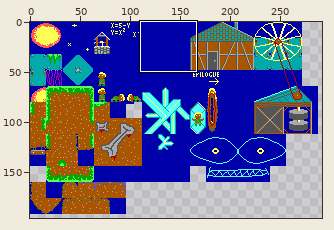
One commit to this sprite sheet: images/tiles4.png. The picture above shows the old version from afar; the outline marks the close-up.
Close-up. Before the edit:
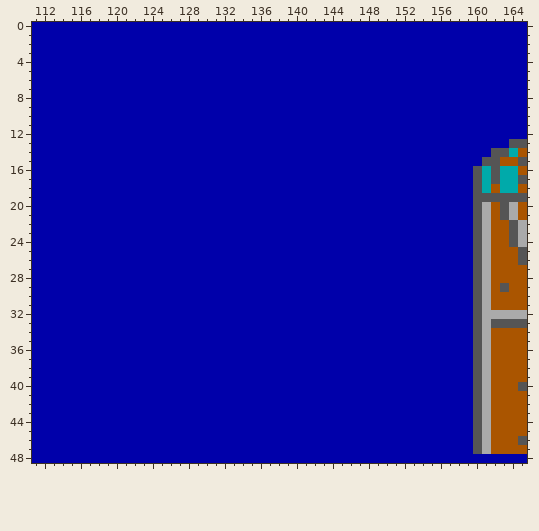
The file is 320x200 pixels. Shown: x 111..165, y 0..48. The wide view leaves out empty margins.
After the commit:
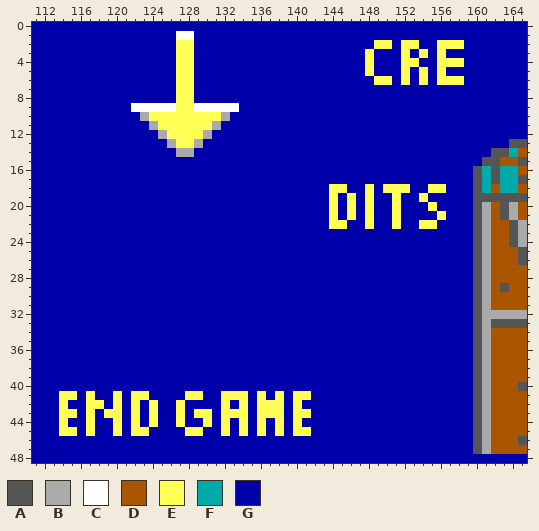
Palette (. is transparent): A #555555  B #aaaaaa  C #ffffff  D #aa5500  E #ffff55  F #00aaaa  G #0000aa
Diff:
The edit turns colour G into colour B in row 10 at x 123 and 132; in row 11 at x 124 and 131; in row 12 at x 125 and 130; in row 13 at x 126 and 129; in row 14 at x 127 to 128.
The edit turns colour G into colour C in row 1 at x 127 to 128; in row 9 at x 122 to 126 and 129 to 133.
The edit turns colour G into colour E in row 2 at x 127 to 128, 149 to 150, 152 to 153 and 156 to 158; in row 3 at x 127 to 128, 148, 152, 154 and 156; in row 4 at x 127 to 128, 148, 152 to 153 and 156 to 158; in row 5 at x 127 to 128, 148, 152, 154 and 156; in row 6 at x 127 to 128, 149 to 150, 152, 154 and 156 to 158; in rows 7 to 9 at x 127 to 128.
The edit turns colour G into colour E in row 10 at x 124 to 131; in row 11 at x 125 to 130; in row 12 at x 126 to 129; in row 13 at x 127 to 128; in row 18 at x 144 to 145, 148, 150 to 152 and 155 to 156; in row 19 at x 144, 146, 148, 151 and 154.
The edit turns colour G into colour E in row 20 at x 144, 146, 148, 151 and 155; in row 21 at x 144, 146, 148, 151 and 156; in row 22 at x 144 to 145, 148, 151 and 154 to 155; in row 41 at x 114 to 115, 117, 120, 122 to 123, 128 to 129, 132 to 134, 136, 138 and 140 to 141; in row 42 at x 114, 117 to 118, 120, 122, 124, 127, 132, 134, 136 to 138 and 140; in row 43 at x 114 to 115, 117, 119 to 120, 122, 124, 127, 129 to 130, 132 to 134, 136 to 138 and 140 to 141.
The edit turns colour G into colour E in row 44 at x 114, 117, 120, 122, 124, 127, 130, 132, 134, 136, 138 and 140; in row 45 at x 114 to 115, 117, 120, 122 to 123, 128 to 129, 132, 134, 136, 138 and 140 to 141.
Where, in picture pixels (left, top, right, bottom), the same in both close-ups:
changed: (131, 31, 239, 157)
changed: (365, 40, 464, 85)
changed: (329, 184, 446, 229)
changed: (59, 391, 311, 436)
